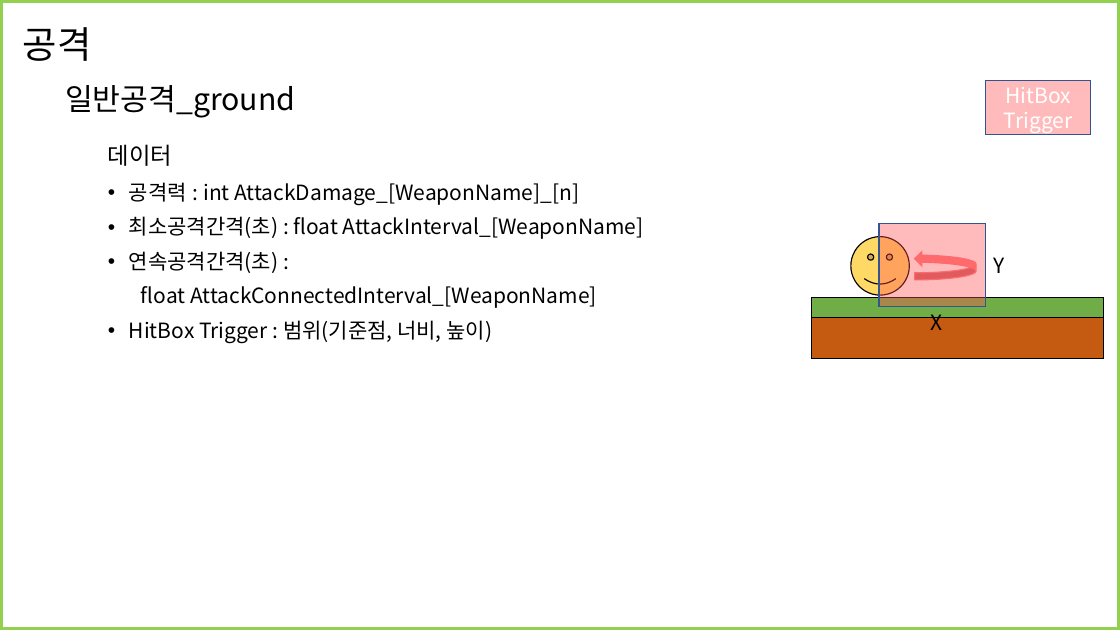
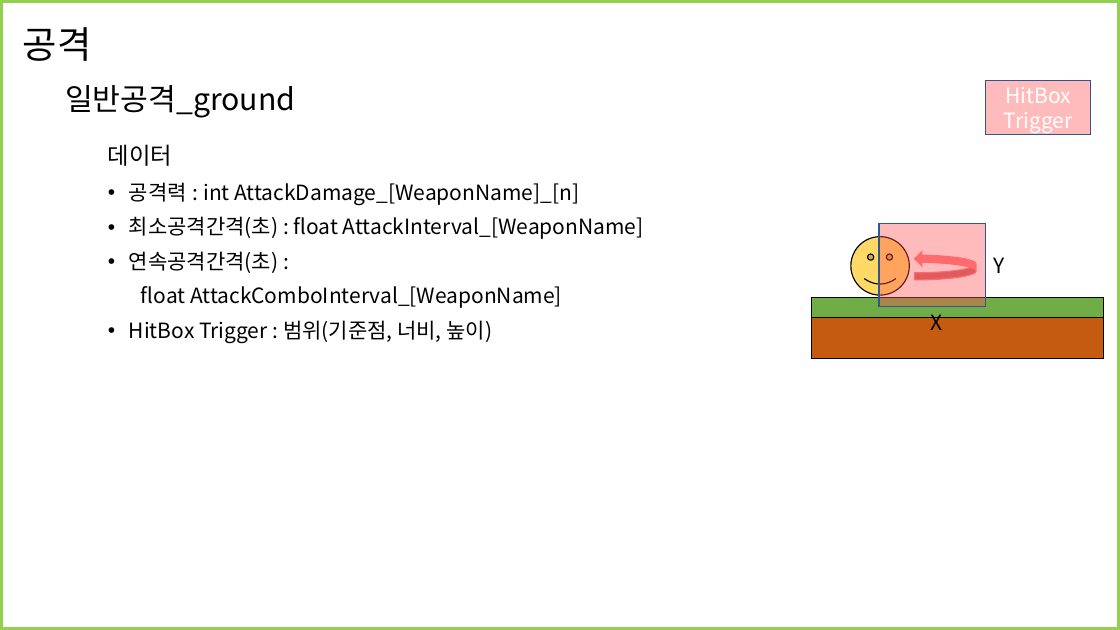
Before and after one commit to PriuS2/TIL, a slide deck: slide 11 of 2020/_Projects/캐릭터 시스템 기획.pptx. Drawn at 1120x630 pixels with LibreOffice and Linux fonts; fonts in the diff are those of the drawing. Boxes give left, top, right and bottom in pixels: in the first picture for what was removed or moved away, otherwise in the second. Text is boxed around its words. In the diff, an @@ line names an element or a change of style, - is before the commit and + after.

```diff
--- a/2020/_Projects/캐릭터 시스템 기획.pptx
+++ b/2020/_Projects/캐릭터 시스템 기획.pptx
@@ text at [141,286,562,308]: text changed @@
-float AttackConnectedInterval_[WeaponName]
+float AttackComboInterval_[WeaponName]
```
Also in this commit, not shown: 2 other slides changed, 1 slide added, 1 other file.
